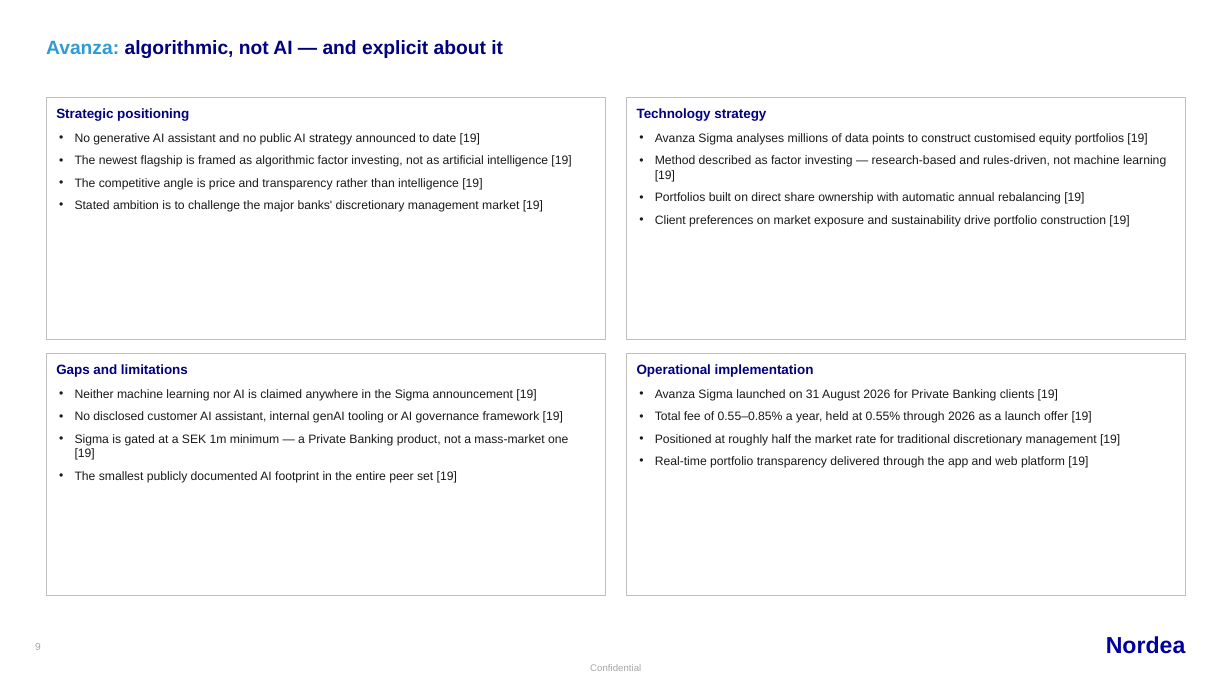
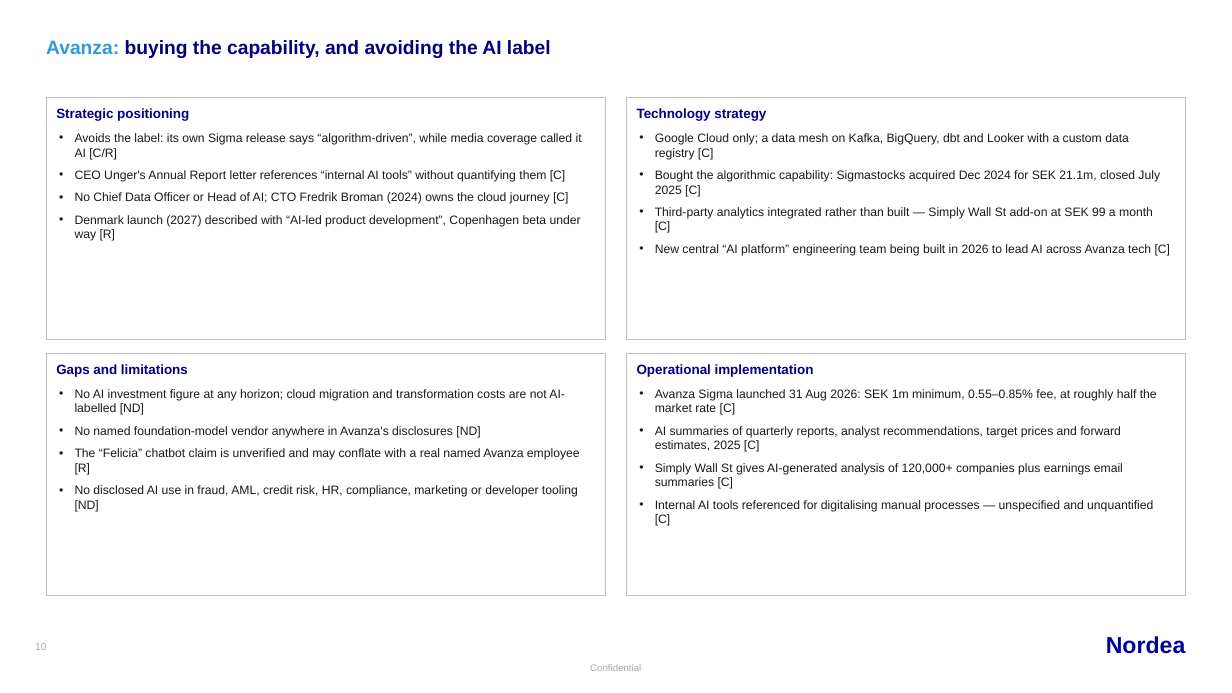
Before and after one commit to 7d2gcx86xs-create/Bank-SDK, a slide deck: slide 10 of docs/nordic-banks-ai-peer-review.pptx (slide 9 before the commit). Drawn at 1232x693 pixels with LibreOffice and Linux fonts; fonts in the diff are those of the drawing. Boxes give left, top, right and bottom in pixels: in the first picture for what was removed or moved away, otherwise in the second. Text is boxed around its words. In the diff, an @@ line names an element or a change of style, - is before the commit and + after.

```diff
--- a/docs/nordic-banks-ai-peer-review.pptx
+++ b/docs/nordic-banks-ai-peer-review.pptx
@@ text at box(46, 40, 551, 58): text changed @@
-Avanza: algorithmic, not AI — and explicit about it
+Avanza: buying the capability, and avoiding the AI label
@@ text at box(75, 133, 582, 241): text changed @@
-• No generative AI assistant and no public AI strategy announced to date [19]
-• The newest flagship is framed as algorithmic factor investing, not as artificial intelligence [19]
-• The competitive angle is price and transparency rather than intelligence [19]
-• Stated ambition is to challenge the major banks' discretionary management market [19]
+• Avoids the label: its own Sigma release says “algorithm-driven”, while media coverage called it AI [C/R]
+• CEO Unger's Annual Report letter references “internal AI tools” without quantifying them [C]
+• No Chief Data Officer or Head of AI; CTO Fredrik Broman (2024) owns the cloud journey [C]
+• Denmark launch (2027) described with “AI-led product development”, Copenhagen beta under way [R]
@@ text at box(655, 133, 1171, 256): text changed @@
-• Avanza Sigma analyses millions of data points to construct customised equity portfolios [19]
-• Method described as factor investing — research-based and rules-driven, not machine learning [19]
-• Portfolios built on direct share ownership with automatic annual rebalancing [19]
-• Client preferences on market exposure and sustainability drive portfolio construction [19]
+• Google Cloud only; a data mesh on Kafka, BigQuery, dbt and Looker with a custom data registry [C]
+• Bought the algorithmic capability: Sigmastocks acquired Dec 2024 for SEK 21.1m, closed July 2025 [C]
+• Third-party analytics integrated rather than built — Simply Wall St add-on at SEK 99 a month [C]
+• New central “AI platform” engineering team being built in 2026 to lead AI across Avanza tech [C]
@@ text at box(75, 389, 580, 512): text changed @@
-• Neither machine learning nor AI is claimed anywhere in the Sigma announcement [19]
-• No disclosed customer AI assistant, internal genAI tooling or AI governance framework [19]
-• Sigma is gated at a SEK 1m minimum — a Private Banking product, not a mass-market one [19]
-• The smallest publicly documented AI footprint in the entire peer set [19]
+• No AI investment figure at any horizon; cloud migration and transformation costs are not AI-labelled [ND]
+• No named foundation-model vendor anywhere in Avanza's disclosures [ND]
+• The “Felicia” chatbot claim is unverified and may conflate with a real named Avanza employee [R]
+• No disclosed AI use in fraud, AML, credit risk, HR, compliance, marketing or developer tooling [ND]
@@ text at box(655, 389, 1157, 526): text changed @@
-• Avanza Sigma launched on 31 August 2026 for Private Banking clients [19]
-• Total fee of 0.55–0.85% a year, held at 0.55% through 2026 as a launch offer [19]
-• Positioned at roughly half the market rate for traditional discretionary management [19]
-• Real-time portfolio transparency delivered through the app and web platform [19]
+• Avanza Sigma launched 31 Aug 2026: SEK 1m minimum, 0.55–0.85% fee, at roughly half the market rate [C]
+• AI summaries of quarterly reports, analyst recommendations, target prices and forward estimates, 2025 [C]
+• Simply Wall St gives AI-generated analysis of 120,000+ companies plus earnings email summaries [C]
+• Internal AI tools referenced for digitalising manual processes — unspecified and unquantified [C]
@@ text at box(35, 643, 46, 650): text changed @@
-9
+10
```
Also in this commit, not shown: 6 other slides changed, 8 slides added, 6 slides removed, 1 other file.
